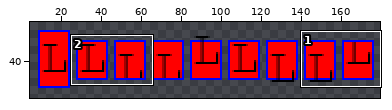
Edited in one commit: sprite sheet (tests/TestFiles/Direct2D1/Controls/TextBlock/RestrictedHeight_VerticalAlign.expected.png). The picture above shows the old version from afar; the outline marks the close-up.
Close-up. As it was:
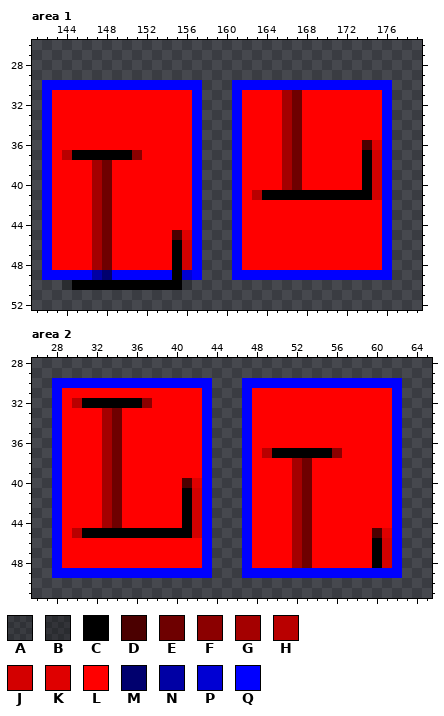
The file is 180x80 pixels. Pixels under 10% opacity are left out. Colours within 5 levels of each other are drawn and written as one. Shown: area 1: x 141..179, y 26..52; area 2: x 26..65, y 28..51. The old version is drawn lined up with the new one. The wide view leaves out empty margins. The commit also changed other parts of the picture, which this record leaves out.
Palette (. is transparent): A #0000002c  B #00000046  C #000000  D #4b0000  E #6e0000  F #8b0000  G #a40000  H #b90000  J #d30000  K #df0000  L #ff0000  M #00006e  N #0000a4  P #0000d3  Q #0000ff
Pixels before, area 1, first column x 142:
30 QQQQQQQQQQQQQQQQ...QQQQQQQQQQQQQQQQ
31 QLLLLLLLLLLLLLLQ...QLLLLGELLLLLLLLQ
32 QLLLLLLLLLLLLLLQ...QLLLLGELLLLLLLLQ
33 QLLLLLLLLLLLLLLQ...QLLLLGELLLLLLLLQ
34 QLLLLLLLLLLLLLLQ...QLLLLGELLLLLLLLQ
35 QLLLLLLLLLLLLLLQ...QLLLLGELLLLLLLLQ
36 QLLLLLLLLLLLLLLQ...QLLLLGELLLLLLDKQ
37 QLHCCCCCCFLLLLLQ...QLLLLGELLLLLLCJQ
38 QLLLLGELLLLLLLLQ...QLLLLGELLLLLLCJQ
39 QLLLLGELLLLLLLLQ...QLLLLGELLLLLLCJQ
40 QLLLLGELLLLLLLLQ...QLLLLGELLLLLLCJQ
41 QLLLLGELLLLLLLLQ...QLHCCCCCCCCCCCJQ
42 QLLLLGELLLLLLLLQ...QLLLLLLLLLLLLLLQ
43 QLLLLGELLLLLLLLQ...QLLLLLLLLLLLLLLQ
44 QLLLLGELLLLLLLLQ...QLLLLLLLLLLLLLLQ
45 QLLLLGELLLLLLDKQ...QLLLLLLLLLLLLLLQ
46 QLLLLGELLLLLLCJQ...QLLLLLLLLLLLLLLQ
47 QLLLLGELLLLLLCJQ...QLLLLLLLLLLLLLLQ
48 QLLLLGELLLLLLCJQ...QLLLLLLLLLLLLLLQ
49 QQQQQNMQQQQQQCPQ...QQQQQQQQQQQQQQQQ
50 ..BCCCCCCCCCCCA....................
Pixels before, area 2, first column x 28:
30 QQQQQQQQQQQQQQQQ...QQQQQQQQQQQQQQQQ
31 QLLLLLLLLLLLLLLQ...QLLLLLLLLLLLLLLQ
32 QLHCCCCCCFLLLLLQ...QLLLLLLLLLLLLLLQ
33 QLLLLGELLLLLLLLQ...QLLLLLLLLLLLLLLQ
34 QLLLLGELLLLLLLLQ...QLLLLLLLLLLLLLLQ
35 QLLLLGELLLLLLLLQ...QLLLLLLLLLLLLLLQ
36 QLLLLGELLLLLLLLQ...QLLLLLLLLLLLLLLQ
37 QLLLLGELLLLLLLLQ...QLHCCCCCCFLLLLLQ
38 QLLLLGELLLLLLLLQ...QLLLLGELLLLLLLLQ
39 QLLLLGELLLLLLLLQ...QLLLLGELLLLLLLLQ
40 QLLLLGELLLLLLDKQ...QLLLLGELLLLLLLLQ
41 QLLLLGELLLLLLCJQ...QLLLLGELLLLLLLLQ
42 QLLLLGELLLLLLCJQ...QLLLLGELLLLLLLLQ
43 QLLLLGELLLLLLCJQ...QLLLLGELLLLLLLLQ
44 QLLLLGELLLLLLCJQ...QLLLLGELLLLLLLLQ
45 QLHCCCCCCCCCCCJQ...QLLLLGELLLLLLDKQ
46 QLLLLLLLLLLLLLLQ...QLLLLGELLLLLLCJQ
47 QLLLLLLLLLLLLLLQ...QLLLLGELLLLLLCJQ
48 QLLLLLLLLLLLLLLQ...QLLLLGELLLLLLCJQ
49 QQQQQQQQQQQQQQQQ...QQQQQQQQQQQQQQQQ
After:
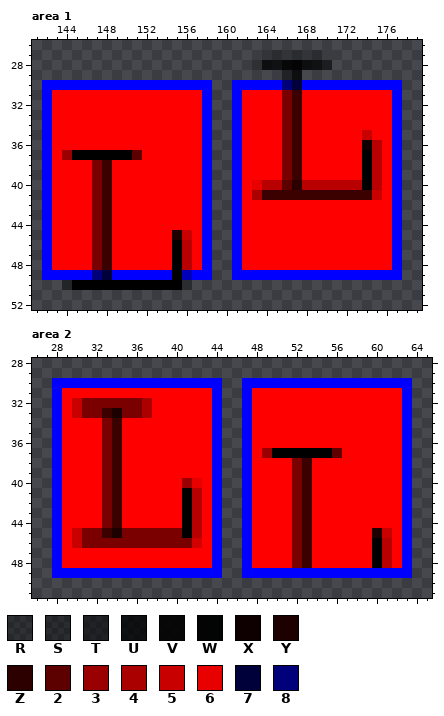
Colours new in this view: R #00000055  S #00000064  T #00000085  U #000000c4  V #000000e2  W #000000f0  X #0f0000  Y #1d0000  Z #2d0000  2 #5c0000  3 #9b0000  4 #aa0000  5 #c80000  6 #e80000  7 #00003b  8 #00007a
Changes in this commit:
drawings rearranged on the sheet (the old picture shows each at its new place)
colour E: #6e0000 -> #3b0000
colour G: #a40000 -> #7a0000
colour P: #0000d3 -> #0000b9
Area 1:
y 27: x 164..170 ....... -> BBBBBBA
y 28: x 163..170 ........ -> RUUVWUUT
y 29: x 166..167 .. -> TU
y 30: x 158 . -> Q; x 166..167 QQ -> 87; x 177 . -> Q
y 31..34: x 157..158 Q. -> LQ; x 176..177 Q. -> LQ
y 35: x 157..158 Q. -> LQ; x 174 L -> 5; x 176..177 Q. -> LQ
y 36: x 157..158 Q. -> LQ; x 174..177 DKQ. -> XHLQ
y 37: x 144 H -> 3; x 151 F -> 2; x 157..158 Q. -> LQ; x 175..177 JQ. -> HLQ
y 38..39: x 157..158 Q. -> LQ; x 175..177 JQ. -> HLQ
y 40: x 157..158 Q. -> LQ; x 163..173 LLLGELLLLLL -> 6HH2ZHHHHHH; x 175..177 JQ. -> HLQ
y 41: x 157..158 Q. -> LQ; x 163..177 HCCCCCCCCCCCJQ. -> 4EEEEEEEEEEE5LQ
y 42..44: x 157..158 Q. -> LQ; x 176..177 Q. -> LQ
y 45: x 155..158 DKQ. -> Y5LQ; x 176..177 Q. -> LQ
y 46..48: x 156..158 JQ. -> HLQ; x 176..177 Q. -> LQ
y 49: x 147..148 NM -> 87; x 158 . -> Q; x 177 . -> Q
y 50: x 144 B -> S; x 156 A -> B
Area 2:
y 30: x 44 . -> Q; x 63 . -> Q
y 31: x 43..44 Q. -> LQ; x 62..63 Q. -> LQ
y 32: x 30..37 HCCCCCCF -> 5GGGGGG4; x 43..44 Q. -> LQ; x 62..63 Q. -> LQ
y 33: x 30..37 LLLGELLL -> 5GGEYGG4; x 43..44 Q. -> LQ; x 62..63 Q. -> LQ
y 34..36: x 43..44 Q. -> LQ; x 62..63 Q. -> LQ
y 37: x 43..44 Q. -> LQ; x 49 H -> 3; x 56 F -> 2; x 62..63 Q. -> LQ
y 38..39: x 43..44 Q. -> LQ; x 62..63 Q. -> LQ
y 40: x 41..44 DKQ. -> 36LQ; x 62..63 Q. -> LQ
y 41..44: x 42..44 JQ. -> HLQ; x 62..63 Q. -> LQ
y 45: x 30..40 HCCCCCCCCCC -> 5GGEYGGGGGG; x 42..44 JQ. -> HLQ; x 60..63 DKQ. -> Y5LQ
y 46: x 30..44 LLLLLLLLLLLLLQ. -> 5GGGGGGGGGGGJLQ; x 61..63 JQ. -> HLQ
y 47..48: x 43..44 Q. -> LQ; x 61..63 JQ. -> HLQ
y 49: x 44 . -> Q; x 63 . -> Q
Pixel boxes of the changes (left, top, right, bottom) in both close-ups:
changed: (252, 50, 402, 280)
changed: (172, 80, 212, 290)
changed: (62, 150, 142, 290)
changed: (72, 378, 342, 578)
changed: (372, 378, 412, 578)
